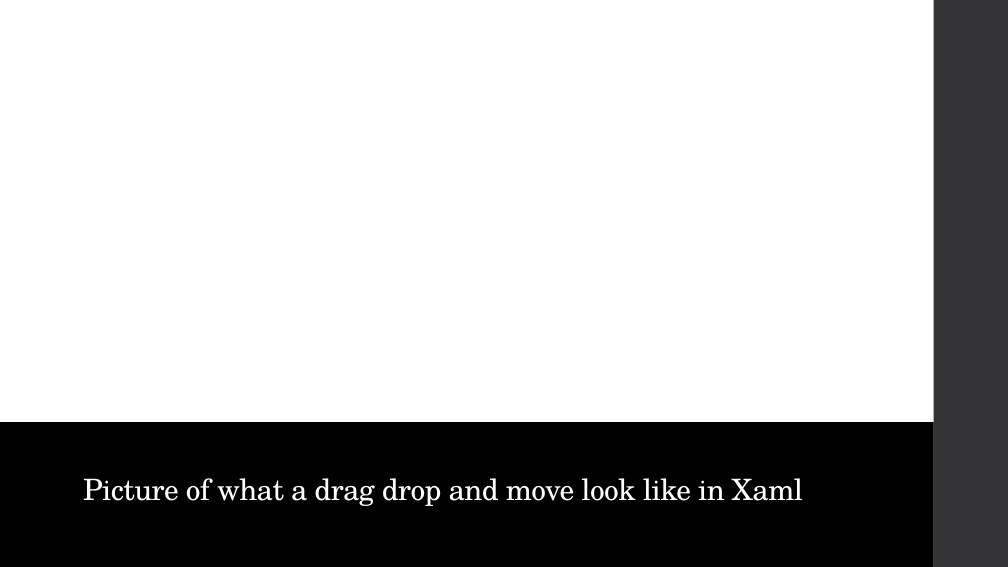
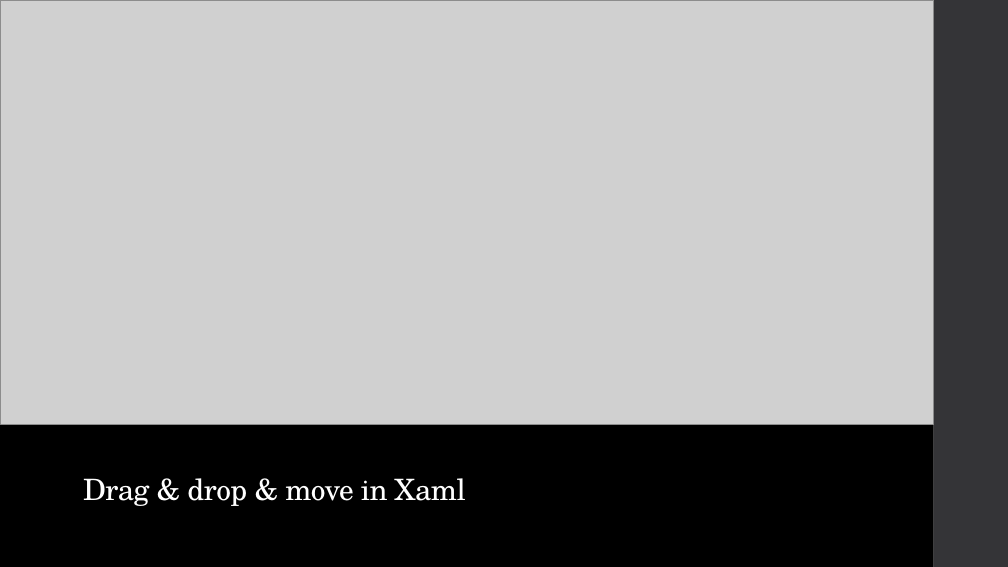
Before and after one commit to RadioSystemsPSCC/Practice, a slide deck: slide 12 of Admin and Documentation/Radio Systems.pptx (slide 11 before the commit). Drawn at 1008x567 pixels with LibreOffice and Linux fonts; fonts in the diff are those of the drawing; grey boxes stand for pictures. Boxes give left, top, right and bottom in pixels: in the first picture for what was removed or moved away, otherwise in the second. Text is boxed around its words. In the diff, an @@ line names an element or a change of style, - is before the commit and + after.

```diff
--- a/Admin and Documentation/Radio Systems.pptx
+++ b/Admin and Documentation/Radio Systems.pptx
@@ picture added at (x1=0, y1=0, x2=934, y2=424) @@
@@ title at (x1=83, y1=478, x2=466, y2=506): text changed @@
-Picture of what a drag drop and move look like in Xaml
+Drag & drop & move in Xaml
```
Also in this commit, not shown: 3 other slides changed, 9 slides added, 3 slides removed, 19 other files.
